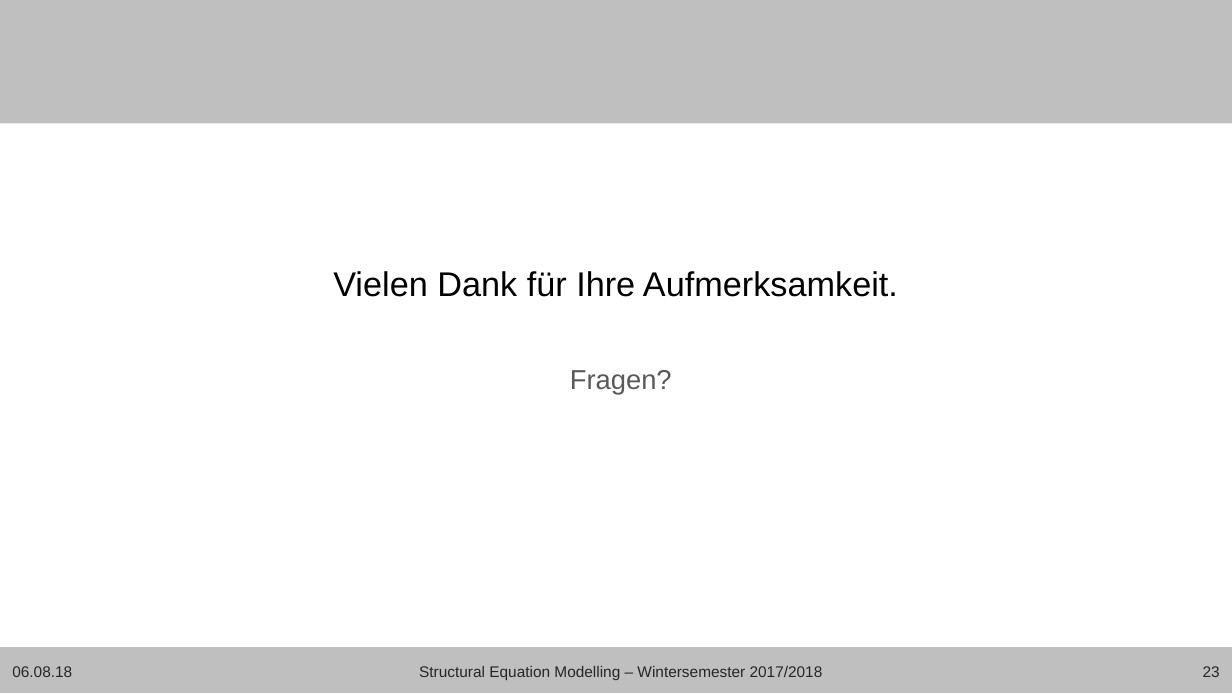
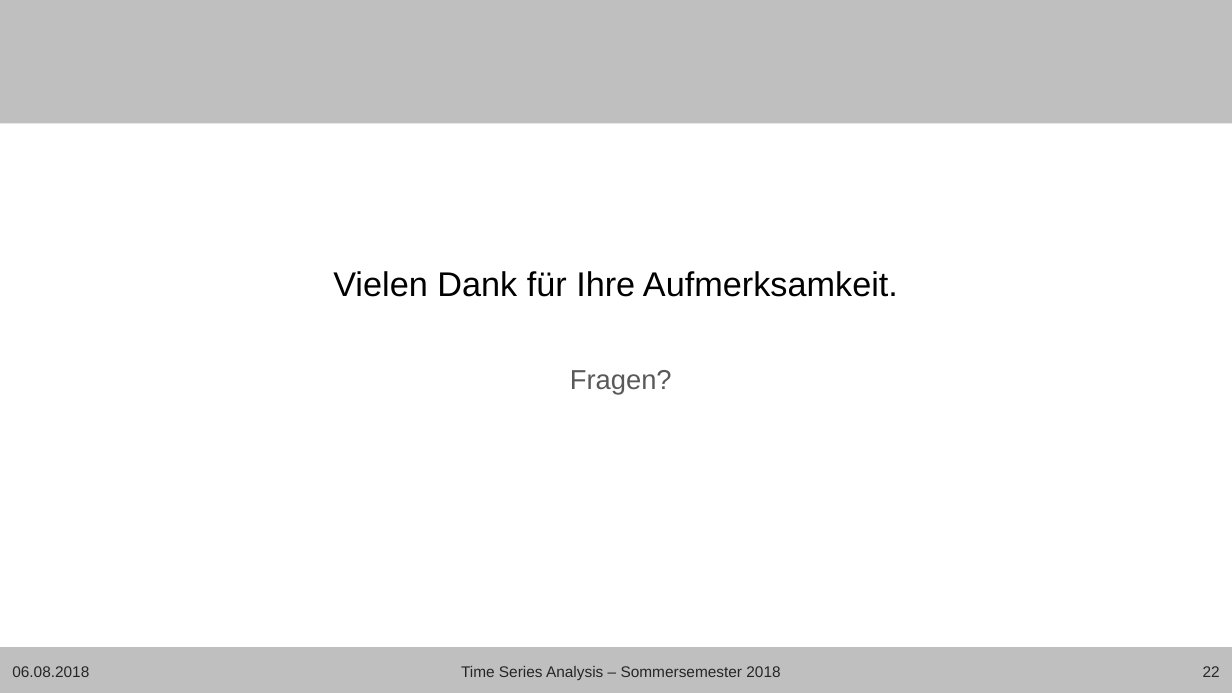
Before and after one commit to Janis90/time-series-anaysis, a slide deck: slide 22 of presentation/tsa_presentation_final.pptx (slide 23 before the commit). Drawn at 1232x693 pixels with LibreOffice and Linux fonts; fonts in the diff are those of the drawing; background and template pictures are left out. Boxes give left, top, right and bottom in pixels: in the first picture for what was removed or moved away, otherwise in the second. Text is boxed around its words. In the diff, an @@ line names an element or a change of style, - is before the commit and + after.

```diff
--- a/presentation/tsa_presentation_final.pptx
+++ b/presentation/tsa_presentation_final.pptx
@@ text at [12, 666, 89, 677]: text changed @@
-06.08.18
+06.08.2018
@@ text at [461, 666, 780, 680]: text changed @@
-Structural Equation Modelling – Wintersemester 2017/2018
+Time Series Analysis – Sommersemester 2018
@@ page number at [1203, 666, 1220, 677]: text changed @@
-23
+22
```
Also in this commit, not shown: 22 other slides changed.
